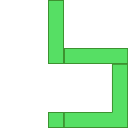
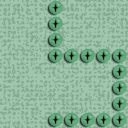
The second (128, 128) image is a revision of the first. Changes to its layers:
added layer "Forma 5 copia 12" (1st of 4) above "Forma 5 copia 12" over [110, 112, 127, 128]
added layer "Forma 5 copia 12" (2nd of 4) above "Forma 5 copia 12" over [110, 96, 127, 112]
added layer "Forma 5 copia 12" (3rd of 4) above "Forma 5 copia 12" over [110, 80, 127, 96]
added layer "Forma 5 copia 12" (4th of 4) above "Forma 5 copia 16" over [110, 64, 127, 80]
added layer "Forma 5 copia 16" above "Forma 5 copia 17" over [110, 48, 127, 64]
added layer "Forma 5 copia 17" (1st of 3) above "Forma 5 copia 17" over [94, 112, 111, 128]
added layer "Forma 5 copia 17" (2nd of 3) above "Forma 5 copia 18" over [78, 112, 95, 128]
added layer "Forma 5 copia 18" above "Forma 5 copia 17" over [46, 112, 63, 128]
added layer "Forma 5 copia 17" (3rd of 3) above "Forma 5 copia 15" over [62, 112, 79, 128]
added layer "Forma 5 copia 15" above "Forma 5 copia 14" over [94, 48, 111, 64]
added layer "Forma 5 copia 14" above "Forma 5 copia 13" over [78, 48, 95, 64]
added layer "Forma 5 copia 13" above "Forma 5 copia 11" over [62, 48, 79, 64]
added layer "Forma 5 copia 11" above "Forma 5 copia 10" over [46, 48, 63, 64]
added layer "Forma 5 copia 10" above "Forma 5 copia 9" over [46, 32, 63, 48]
added layer "Forma 5 copia 9" above "Forma 5 copia 8" over [46, 16, 63, 32]
added layer "Forma 5 copia 8" above "Forma 1 copia" over [46, 0, 63, 16]
hid "Forma 1 copia" over [63, 63, 128, 128]
hid "Forma 3" over [48, 112, 65, 128]
hid "Forma 2" over [64, 48, 128, 64]
hid "Forma 1" over [48, 0, 64, 64]
showed "Forma 4", moved it above "Capa 1", painted on it over [0, 0, 128, 128]
